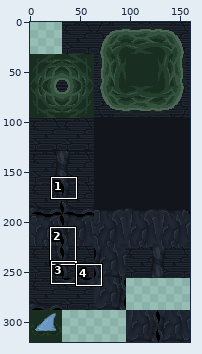
Sprite sheet -- sprites/spr_tile_terrain2/1c19d5bc-96d3-4ce2-b7be-e05fa6641358.png. Above, an overview of the earlier version with the close-up marked.
Close-up. As it was:
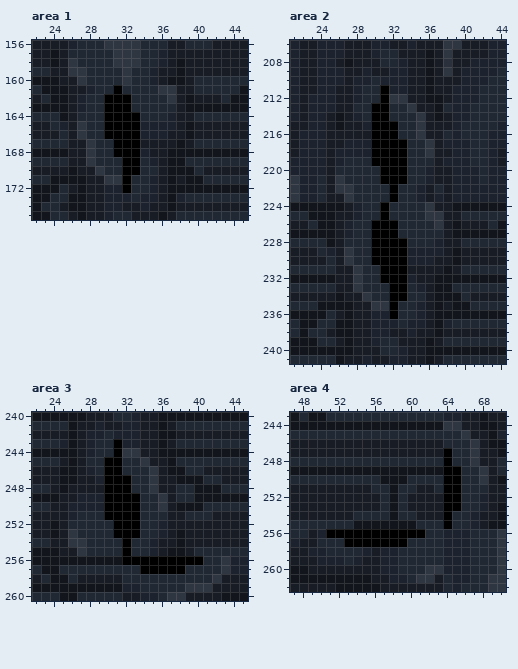
The file is 160x320 pixels. Colours within 5 levels of each other are drawn and written as one. Shown: area 1: x 22..45, y 156..175; area 2: x 21..44, y 206..241; area 3: x 22..45, y 240..260; area 4: x 47..70, y 243..262. The commit also changed other parts of the picture, which this record leaves out.
The result:
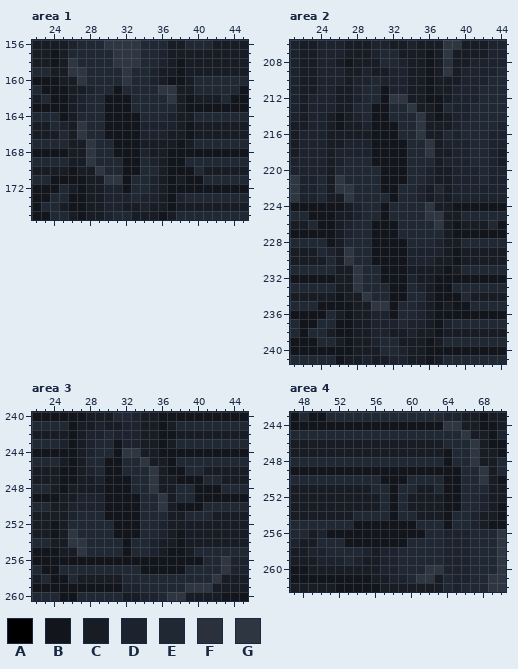
Palette (. is transparent): A #000000  B #12161c  C #181d25  D #1d232e  E #202834  F #2a313c  G #2e3642
Change:
--- area 1
@@ x 28..35 @@
 160 EEEEGEED
-161 DEEAEEEE
-162 EEAAAEEE
-163 EEAAAEEE
-164 EEAAAAEE
-165 EEAAAADD
-166 EEAAAADD
-167 GEEAAACC
-168 GEEAAADC
-169 GEEEAAED
-170 CGEEAAEE
-171 CCGGAEED
-172 CCDDAEED
+161 DEEBEEEE
+162 EEBBBEEE
+163 EEBBBEEE
+164 EEBBBBEE
+165 EEBBBBDD
+166 EEBBBBDD
+167 GEEBBBCC
+168 GEEBBBDC
+169 GEEEBBED
+170 CGEEBBEE
+171 CCGGBEED
+172 CCDDBEED
 173 CCDDDEDD
--- area 2
@@ x 28..35 @@
 210 DDEDDDCC
-211 DEEADDCC
-212 DEEAGGCC
-213 EEAAEEGC
-214 DEAAEEEG
-215 CDAAAEEG
-216 CCAAAEEG
-217 DDAAAAEE
-218 DDAAAAEE
-219 EEAAAAEE
-220 EEEAAAEE
-221 EEEAAAEE
-222 EEEEAEED
-223 EEEEAEED
-224 DEEAEEEE
-225 DEEAEEEE
-226 EEAAAEEE
-227 EEAAAEEE
-228 EEAAAAEE
-229 EEAAAADD
-230 EEAAAADD
-231 GEEAAACC
-232 GEEAAADC
-233 GEEEAAED
-234 CGEEAAEE
-235 CCGGAEED
-236 CCDDAEED
+211 DEEBDDCC
+212 DEEBGGCC
+213 EEBBEEGC
+214 DEBBEEEG
+215 CDBBBEEG
+216 CCBBBEEG
+217 DDBBBBEE
+218 DDBBBBEE
+219 EEBBBBEE
+220 EEEBBBEE
+221 EEEBBBEE
+222 EEEBBEED
+223 EEEEBEED
+224 DEEBEEEE
+225 DEEBEEEE
+226 EEBBBEEE
+227 EEBBBEEE
+228 EEBBBBEE
+229 EEBBBBDD
+230 EEBBBBDD
+231 GEEBBBCC
+232 GEEBBBDC
+233 GEEEBBED
+234 CGEEBBEE
+235 CCGGBEED
+236 CCDDBEED
 237 CCDDDEDD
--- area 3
@@ x 28..42 @@
 242 DDEDDDCCBBCCCCC
-243 DEEADDCCBCEEEEE
-244 DEEAGGCCBBBBBBB
-245 EEAAEEGCCBEEEEE
-246 DEAAEEEGCBBEECC
-247 CDAAAEEGCCBBBEE
-248 CCAAAEEGCCEEBBB
-249 DDAAAAEEGCEEBBB
-250 DDAAAAEEGCBBBEE
-251 EEAAAAEEECCEEEC
-252 EEEAAAEEDCCCCCC
-253 EEEAAAEEDCBCCCC
-254 EEEEAEEDCCBCCCC
-255 EEEEAEEDCBBCEEE
-256 BBBBAAAAAAAAAEE
-257 EEEEEEAAAAAEEEE
+243 DEEBDDCCBCEEEEE
+244 DEEBGGCCBBBBBBB
+245 EEBBEEGCCBEEEEE
+246 DEBBEEEGCBBEECC
+247 CDBBBEEGCCBBBEE
+248 CCBBBEEGCCEEBBB
+249 DDBBBBEEGCEEBBB
+250 DDBBBBEEGCBBBEE
+251 EEBBBBEEECCEEEC
+252 EEEBBBEEDCCCCCC
+253 EEEBBBEEDCBCCCC
+254 EEEEBEEDCCBCCCC
+255 EEEEBEEDCBBCEEE
+256 BBBBBBBBBBBBBEE
+257 EEEEEEBBBBBEEEE
 258 CCCCEEEEEEEEEEG
--- area 4
@@ x 47..70 @@
 246 CCCCCCCCCCCCCCCCCEEEGCBB
-247 CCCCCCCCCCCCCCCCCAEEGCCB
-248 EEEEEEEEEEEEEEEEEAEEGCCE
-249 BBBBBBBBBBBBBBBBBAAEEGCE
-250 EEEEEEEEEEBBBEEEEAAEEGCB
-251 CCCCCCCCCEEBEECCEAAEEECC
-252 CCCCCCCCCCEBECCCCAAEEDCC
-253 CCCCCCCCCCEBECCCCAAEEDCB
-254 CCCCCCCEEEEBEECCCAEEDCCB
-255 EEEEEEEBBBBBBBEEEAEEDCBB
-256 EECDAAAAAAAAAAAEEDDDEEEG
-257 DCCEEEAAAAAAAEEEEDDDEEEG
+247 CCCCCCCCCCCCCCCCCBEEGCCB
+248 EEEEEEEEEEEEEEEEEBEEGCCE
+249 BBBBBBBBBBBBBBBBBBBEEGCE
+250 EEEEEEEEEEBBBEEEEBBEEGCB
+251 CCCCCCCCCEEBEECCEBBEEECC
+252 CCCCCCCCCCEBECCCCBBEEDCC
+253 CCCCCCCCCCEBECCCCBBEEDCB
+254 CCCCCCCEEEEBEECCCBEEDCCB
+255 EEEEEEEBBBBBBBEEEBEEDCBB
+256 EECDBBBBBBBBBBBEEDDDEEEG
+257 DCCEEEBBBBBBBEEEEDDDEEEG
 258 CCDDEEEEDCDDEEEEEDDDEEEG
